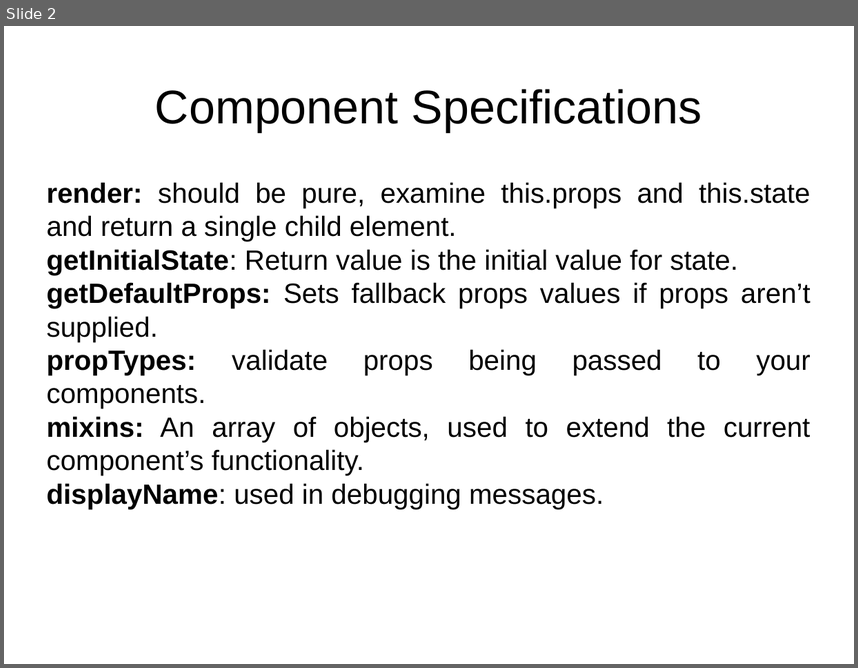
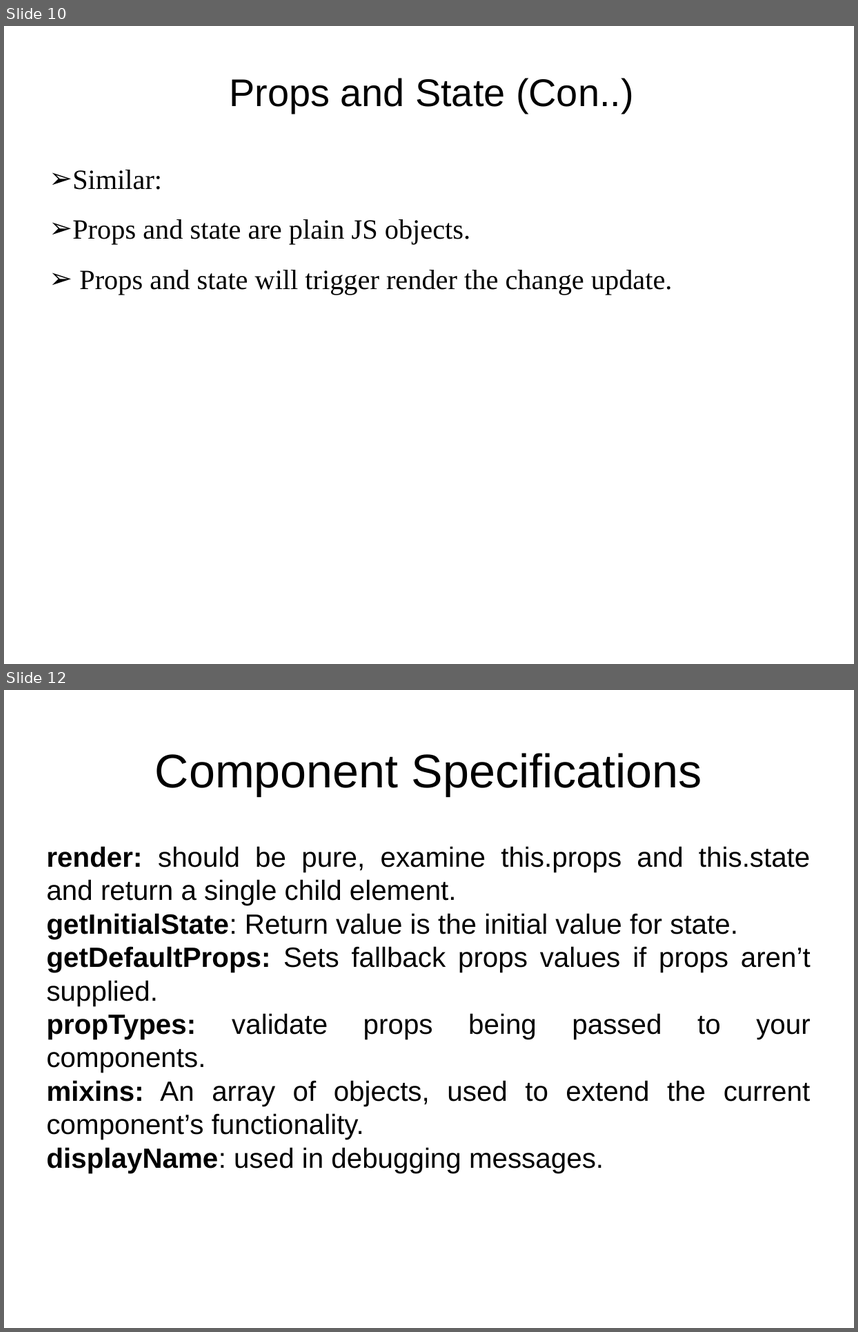
Before and after one commit to lnvtphu/MUsers, a slide deck: document/Presentation.pptx. Shown one above the other, each under a label of ours: slide 2 before the commit, slides 10 and 12 after it; the slides between them are not shown. The pictures are 858x668 and 858x1332 pixels, drawn with LibreOffice and Linux fonts; fonts in the diff are those of the drawing. Boxes give left, top, right and bottom in pixels: in the first picture for what was removed or moved away, otherwise in the second. Text is boxed around its words. In the diff, an @@ line names an element or a change of style, - is before the commit and + after.

```diff
--- a/document/Presentation.pptx
+++ b/document/Presentation.pptx
@@ slide 10 added at (x1=4, y1=26, x2=854, y2=664), background #FFFFFF @@
@@ text added at (x1=229, y1=78, x2=634, y2=113), 36 pt, text #000000 @@
+Props and State (Con..)
@@ text added at (x1=72, y1=170, x2=673, y2=295), 26 pt, text #000000 @@
+➢ Similar:
+➢ Props and state are plain JS objects.
+➢ Props and state will trigger render the change update.
@@ what was slide 2 is now slide 12 @@
```
Also in this commit, not shown: 2 slides changed, 10 other slides added, 7 other files.
